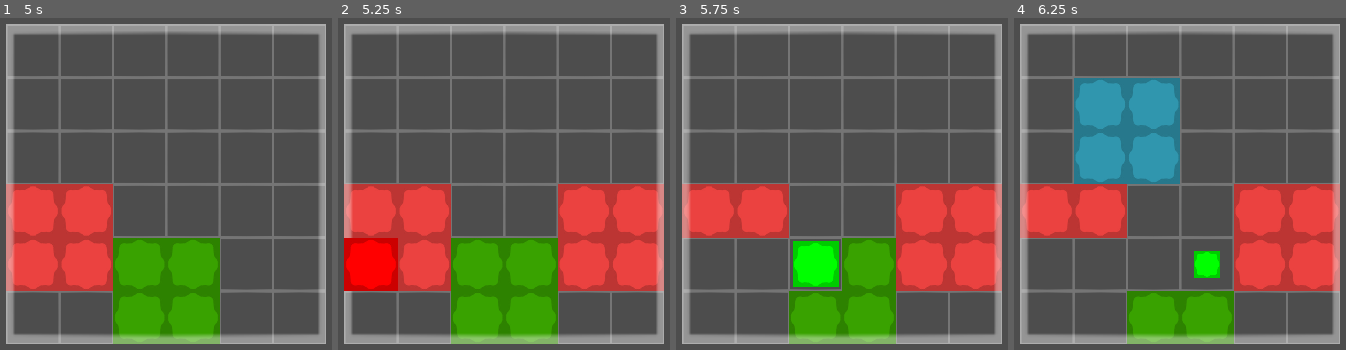
Above: before the commit, frames 1-4 (left to right).
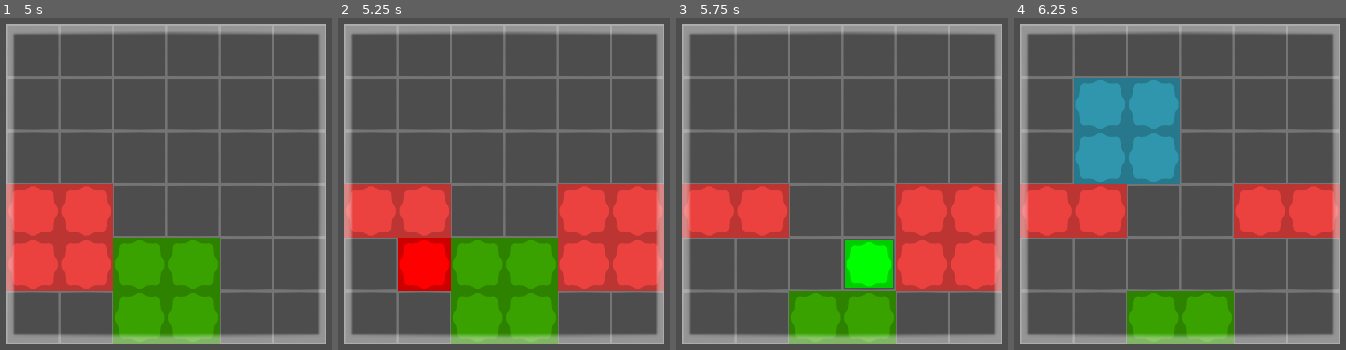
Above: after the commit, the same moments.

Repository: EakyRtk/grid-minigame-test
Game: Godot game, scene res://minigame.tscn
Two runs of this game, one before a commit and one after it. Both use one fixed random seed, a clock stepped at 60 frames per second and the inputs below. The project has no main scene, so this scene is started directly.
Inputs (mouse positions are in pixels of both pictures, inside the frame that each line leads up to):
- Up to frame 1 (5 s): tap Enter at 0.5, 2, 3.5 s; move the mouse to (outside the picture) at 0.52 s; press the mouse at (outside the picture) at 0.53 s; tap Space at 1.25, 2.75, 4.25 s; move the mouse to (33, 217) at 1.27 s; release the mouse at (33, 217) at 1.28 s; click (33, 217) at 1.35 s; move the mouse to (272, 97) at 2.02 s; press the mouse at (272, 97) at 2.03 s; move the mouse to (152, 286) at 2.77 s; release the mouse at (152, 286) at 2.78 s; click (152, 286) at 2.85 s; move the mouse to (outside the picture) at 3.52 s; press the mouse at (outside the picture) at 3.53 s; move the mouse to (outside the picture) at 4.27 s; release the mouse at (outside the picture) at 4.28 s; click (outside the picture) at 4.35 s
- Up to frame 2 (5.25 s): move the mouse to (570, 197) at 5.02 s; press the mouse at (570, 197) at 5.03 s
- Up to frame 3 (5.75 s): no input
- Up to frame 4 (6.25 s): move the mouse to (1087, 84) at 5.77 s; release the mouse at (1087, 84) at 5.78 s; click (1087, 84) at 5.85 s

Frame 1 is identical in both runs. In frame 2, 5.1% of the frame differs, in the area x 1-35%, y 66-83%; in frame 3, 4.5%; in frame 4, 5.7%, in the area x 54-99%, y 66-83%.

Commit message:
minor changes

Diff:
--- a/minigame.gd
+++ b/minigame.gd
@@ -68,38 +68,36 @@
 	#-1 means no tiles exist, now we all the tile coords that going to be cleared
 
 	#we add sprites to add some animation secretly deleting the actual tile
+
+	var clear_animation : Callable = func(pos: Vector2i, color_val: Color, time: float):
+		var new_sprite := Sprite2D.new()
+		new_sprite.texture = load("res://tile.jpg")
+		new_sprite.position = tilemap.map_to_local(pos)
+		new_sprite.self_modulate = color_val
+		add_child(new_sprite)
+		var tween = create_tween()
+		print("diz")
+		tween.tween_property(new_sprite, "scale", Vector2.ONE * 0.8, time/3)
+		tween.tween_property(new_sprite, "scale", Vector2.ONE, time/3)
+		tween.tween_property(new_sprite, "scale", Vector2.ZERO, time/3)
+		await tween.finished
+		new_sprite.queue_free()
+
+
 	for tile_pos : Vector2i in tiles_to_clear:
 		if bonus_tiles.has(tile_pos): continue
 		#await get_tree().create_timer(0.1).timeout
-		var new_sprite := Sprite2D.new()
-		new_sprite.texture = load("res://tile.jpg")
-		new_sprite.position = tilemap.map_to_local(tile_pos)
-		new_sprite.self_modulate = PUFF_COLORS[tilemap.get_cell_alternative_tile(tile_pos)]
-		add_child(new_sprite)
+		var color_val : Color = PUFF_COLORS[tilemap.get_cell_alternative_tile(tile_pos)]
 		tilemap.set_cell(tile_pos)
-		var tween = create_tween()
-		tween.tween_property(new_sprite, "scale", Vector2.ONE * 0.8, 0.1)
-		tween.tween_property(new_sprite, "scale", Vector2.ONE, 0.1)
-		tween.tween_property(new_sprite, "scale", Vector2.ZERO, 0.1)
-		await tween.finished
-		new_sprite.queue_free()
+		await clear_animation.call(tile_pos, color_val, 0.2)
 
 	#same as above but we wanted to clear the overlapping tiles separately
 	await get_tree().create_timer(0.08).timeout
 	for tile_pos : Vector2i in bonus_tiles:
 		#await get_tree().create_timer(0.05).timeout
-		var new_sprite := Sprite2D.new()
-		new_sprite.texture = load("res://tile.jpg")
-		new_sprite.position = tilemap.map_to_local(tile_pos)
-		new_sprite.self_modulate = PUFF_COLORS[tilemap.get_cell_alternative_tile(tile_pos)]
-		add_child(new_sprite)
+		var color_val : Color = tilemap.get_cell_alternative_tile(tile_pos)
 		tilemap.set_cell(tile_pos)
-		var tween = create_tween()
-		tween.tween_property(new_sprite, "scale", Vector2.ONE * 0.8, 0.05)
-		tween.tween_property(new_sprite, "scale", Vector2.ONE, 0.04)
-		tween.tween_property(new_sprite, "scale", Vector2.ZERO, 0.02)
-		await tween.finished
-		new_sprite.queue_free()
+		await clear_animation.call(tile_pos, color_val, 0.05)
 	print(add_bonus)
 
 #checks if the given corrds in between the playground we decided
